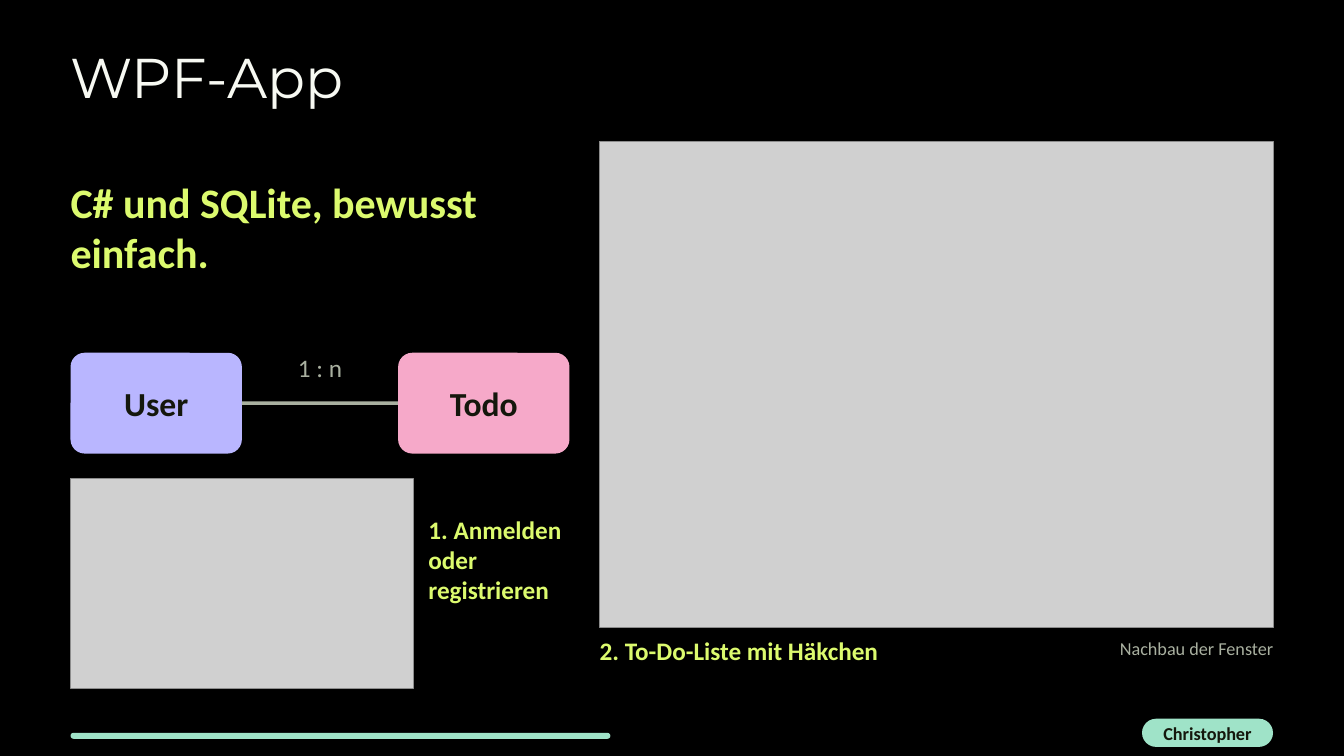
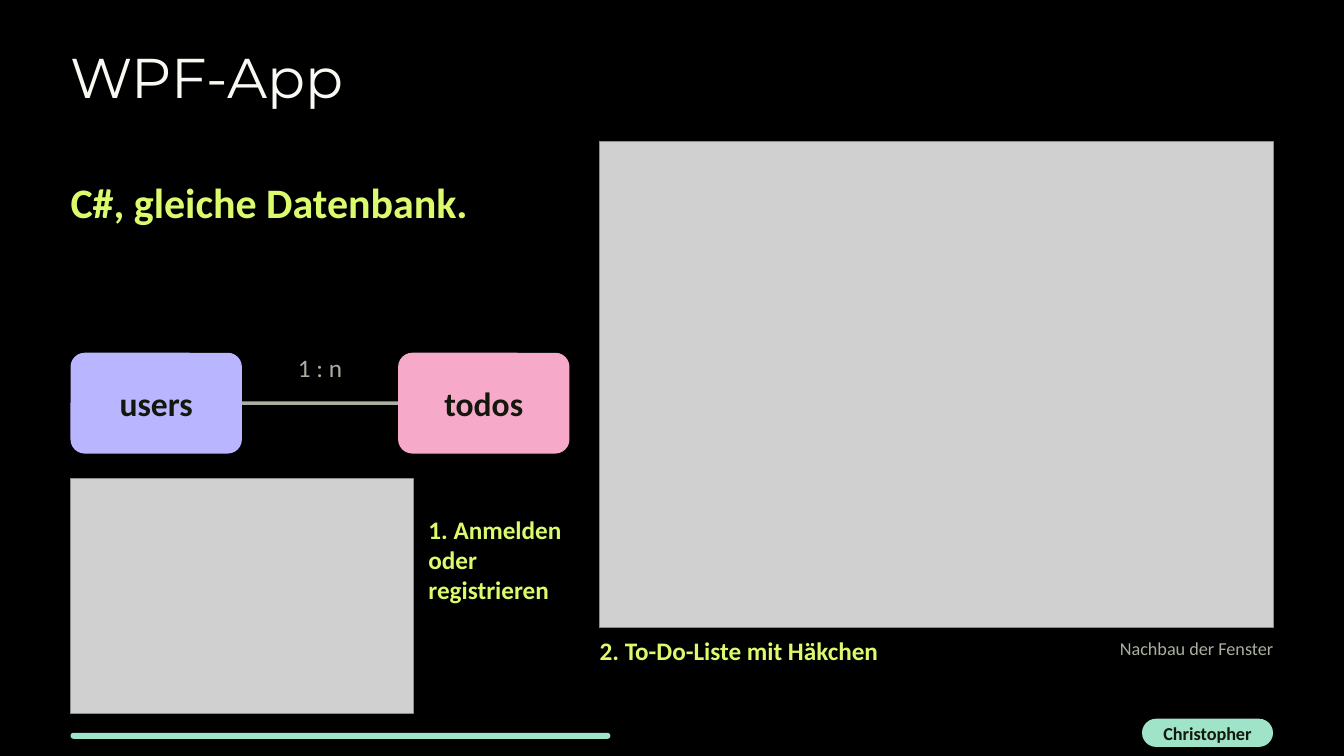
Before and after one commit to alexlearns3/To-Do, a slide deck: slide 13 of Präsi/Präsi ToDOProjekt (neu).pptx. Drawn at 1344x756 pixels with LibreOffice and Linux fonts; fonts in the diff are those of the drawing; grey boxes stand for pictures. Boxes give left, top, right and bottom in pixels: in the first picture for what was removed or moved away, otherwise in the second. Text is boxed around its words. In the diff, an @@ line names an element or a change of style, - is before the commit and + after.

Commit message:
Alex: fix: Abhaken im Web, Token aus dem Code, Doku auf Turso
Web-App speichert das Haekchen in der Datenbank (auch am Handy).
Der Turso-Token liegt nur noch in lokalen, ignorierten Dateien.
README und Praesentation beschreiben die gemeinsame Turso-Datenbank.

```diff
--- a/Präsi/Präsi ToDOProjekt (neu).pptx
+++ b/Präsi/Präsi ToDOProjekt (neu).pptx
@@ text at (71, 188, 467, 225): text changed @@
-C# und SQLite, bewusst einfach.
+C#, gleiche Datenbank.
@@ text in rounded rectangle at (120, 399, 193, 417): text changed @@
-User
+users
@@ text in rounded rectangle at (444, 392, 523, 417): text changed @@
-Todo
+todos
@@ picture: place and size @@
-picture at (71, 479, 413, 689)
+picture at (71, 479, 413, 714)
```
Also in this commit, not shown: 2 other slides changed, 10 other files.
